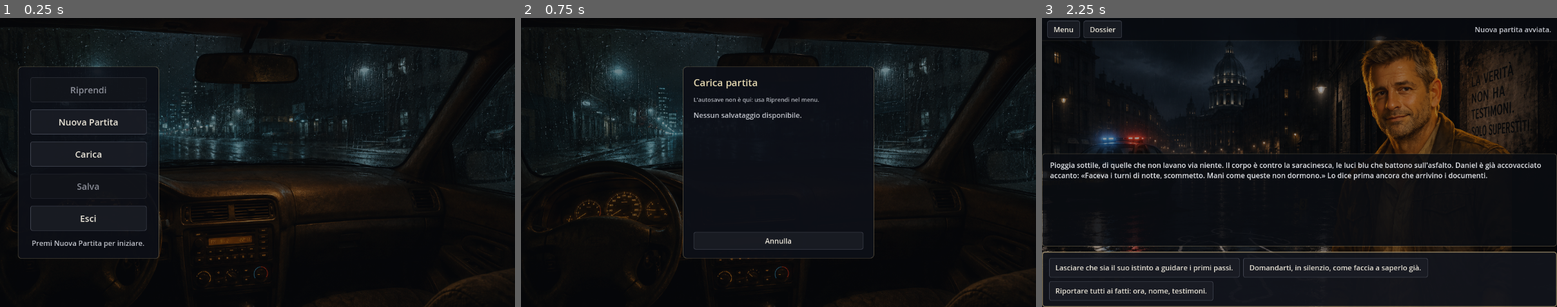
Above: before the commit, frames 1-3 (left to right).
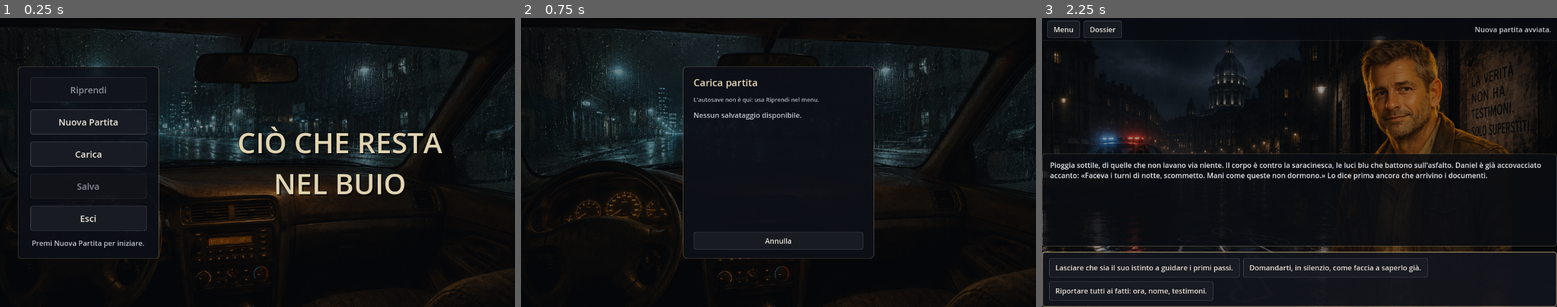
Above: after the commit, the same moments.

Repository: torsifranci2006-ship-it/gioco-test
Game: Godot game, scene res://scenes/main.tscn
Same seed, same stepped clock (60 frames per second), same inputs: the game is played once before the commit and once after it.
Inputs:
- Up to frame 1 (0.25 s): no input
- Up to frame 2 (0.75 s): click "Carica" at 0.5 s
- Up to frame 3 (2.25 s): click "Annulla" at 1.25 s; click "Nuova Partita" at 2 s

The runs differ from the first frame. In frame 1, 2.0% of the frame differs, in the area x 46-86%, y 37-62%; in frame 2, nothing differs; in frame 3, nothing differs.

Commit message:
Aggiunto titolo in overlay

Diff:
--- a/scenes/main.tscn
+++ b/scenes/main.tscn
@@ -270,6 +270,45 @@
 horizontal_alignment = 1
 autowrap_mode = 3
 
+[node name="TitleOverlay" type="VBoxContainer" parent="."]
+visible = false
+layout_mode = 1
+anchor_left = 0.32
+anchor_top = 0.0
+anchor_right = 1.0
+anchor_bottom = 1.0
+grow_horizontal = 2
+grow_vertical = 2
+alignment = 1
+mouse_filter = 2
+theme_override_constants/separation = 4
+
+[node name="TitleLine1" type="Label" parent="TitleOverlay"]
+layout_mode = 2
+mouse_filter = 2
+theme_override_colors/font_color = Color(0.88, 0.83, 0.7, 1)
+theme_override_colors/font_shadow_color = Color(0, 0, 0, 0.6)
+theme_override_colors/font_outline_color = Color(0, 0, 0, 0.5)
+theme_override_constants/shadow_offset_x = 3
+theme_override_constants/shadow_offset_y = 3
+theme_override_constants/outline_size = 4
+theme_override_font_sizes/font_size = 64
+horizontal_alignment = 1
+text = "CIÒ CHE RESTA"
+
+[node name="TitleLine2" type="Label" parent="TitleOverlay"]
+layout_mode = 2
+mouse_filter = 2
+theme_override_colors/font_color = Color(0.88, 0.83, 0.7, 1)
+theme_override_colors/font_shadow_color = Color(0, 0, 0, 0.6)
+theme_override_colors/font_outline_color = Color(0, 0, 0, 0.5)
+theme_override_constants/shadow_offset_x = 3
+theme_override_constants/shadow_offset_y = 3
+theme_override_constants/outline_size = 4
+theme_override_font_sizes/font_size = 64
+horizontal_alignment = 1
+text = "NEL BUIO"
+
 [node name="TopBar" type="PanelContainer" parent="."]
 layout_mode = 1
 anchors_preset = 10
--- a/src/ui/main.gd
+++ b/src/ui/main.gd
@@ -46,6 +46,7 @@
 @onready var _start_save_button: Button = $StartMenu/StartMenuMargin/StartMenuVBox/StartSaveButton
 @onready var _start_exit_button: Button = $StartMenu/StartMenuMargin/StartMenuVBox/StartExitButton
 @onready var _start_status: Label = $StartMenu/StartMenuMargin/StartMenuVBox/StartStatus
+@onready var _title_overlay: VBoxContainer = $TitleOverlay
 @onready var _exit_confirm: PanelContainer = $ExitConfirm
 @onready var _exit_confirm_button: Button = $ExitConfirm/ExitMargin/ExitVBox/ExitButtons/ExitConfirmButton
 @onready var _exit_cancel_button: Button = $ExitConfirm/ExitMargin/ExitVBox/ExitButtons/ExitCancelButton
@@ -165,7 +166,7 @@
 ## Apre il pannello Carica. origin = "menu" | "game" (per il ritorno con Annulla).
 func _on_open_load(origin: String) -> void:
 	_panel_origin = origin
-	_start_menu.visible = false
+	_set_menu_screen_visible(false)
 	_top_bar.visible = false
 	_bottom_area.visible = false
 	_populate_load_list()
@@ -174,7 +175,7 @@
 ## Apre il pannello Salva.
 func _on_open_save(origin: String) -> void:
 	_panel_origin = origin
-	_start_menu.visible = false
+	_set_menu_screen_visible(false)
 	_top_bar.visible = false
 	_bottom_area.visible = false
 	_populate_save_list()
@@ -273,6 +274,12 @@
 
 # --- Navigazione UI (stati: menu iniziale / gioco / conferma uscita) ---
 
+## Mostra/nasconde insieme il menu iniziale e il titolo del gioco (TitleOverlay): unica fonte di
+## verità per la visibilità della schermata-menu, così il titolo resta sempre allineato a StartMenu.
+func _set_menu_screen_visible(v: bool) -> void:
+	_start_menu.visible = v
+	_title_overlay.visible = v
+
 ## Stato MENU: schermata iniziale visibile, UI di gioco e overlay nascosti.
 func _enter_menu() -> void:
 	_exit_confirm.visible = false
@@ -286,7 +293,7 @@
 	_top_bar.visible = false
 	_bottom_area.visible = false
 	_character.visible = false
-	_start_menu.visible = true
+	_set_menu_screen_visible(true)
 	# "Riprendi" dipende esclusivamente dall'esistenza dell'autosave su disco.
 	_start_resume_button.disabled = not Game.has_autosave()
 
@@ -299,7 +306,7 @@
 	_save_panel.visible = false
 	_save_confirm.visible = false
 	_dossier_panel.visible = false
-	_start_menu.visible = false
+	_set_menu_screen_visible(false)
 	_top_bar.visible = true
 	_bottom_area.visible = true
 	_start_save_button.disabled = false
@@ -324,7 +331,7 @@
 
 ## "Esci" (menu): mostra la conferma centrale, non chiude subito.
 func _on_exit() -> void:
-	_start_menu.visible = false
+	_set_menu_screen_visible(false)
 	_exit_confirm.visible = true
 
 ## "Conferma" (dialog uscita): autosalva e chiude l'applicazione.
Not shown, changed: docs/ui.md
